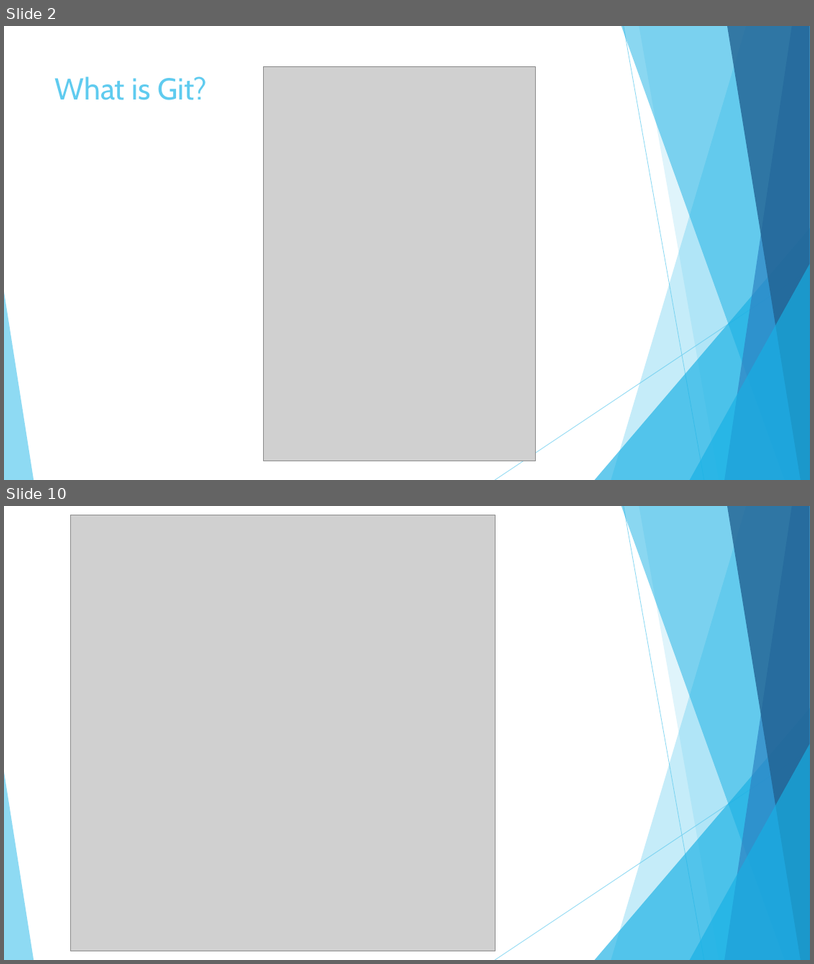
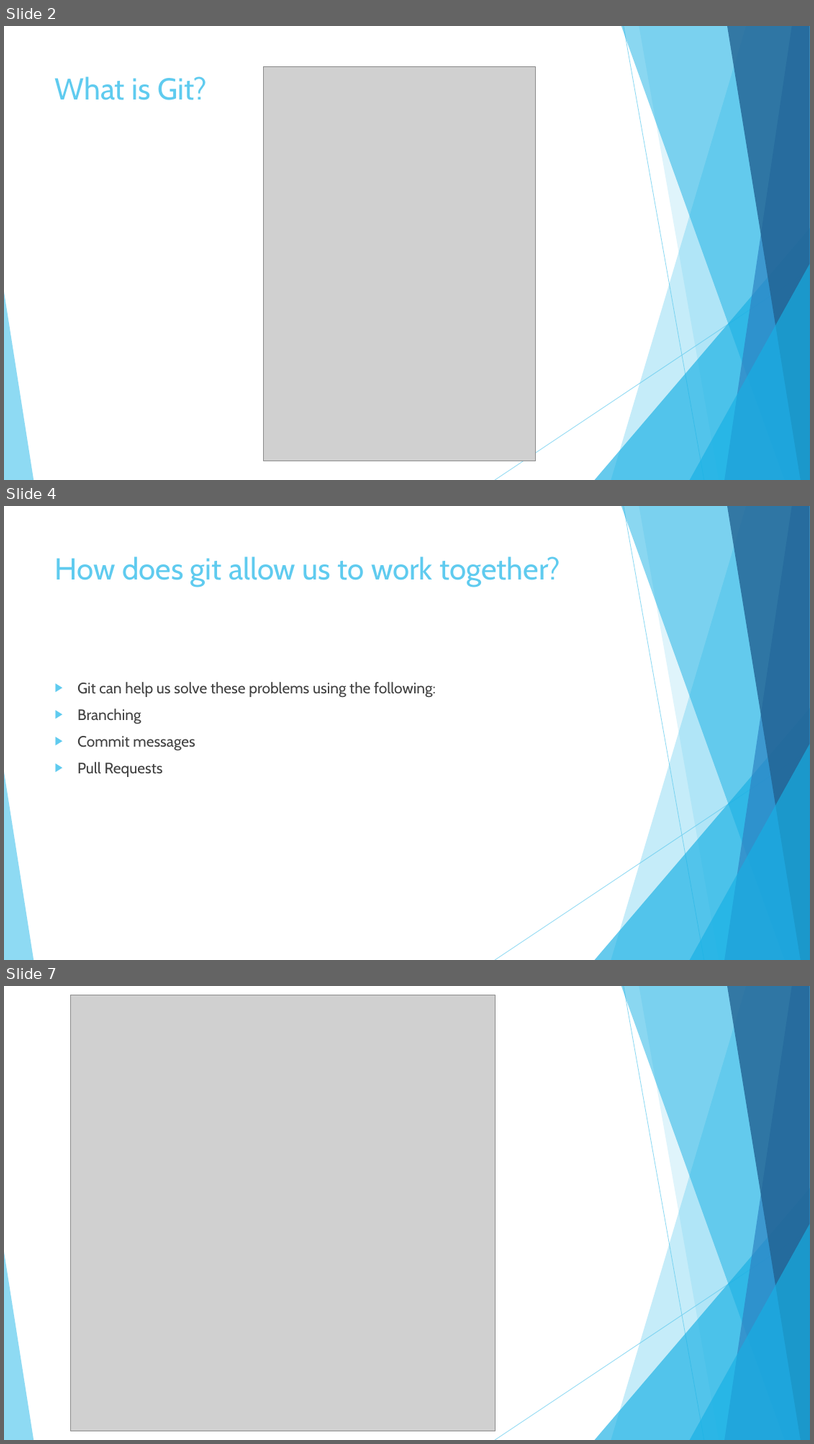
Before and after one commit to Jameswhale/git-introduction, a slide deck: Working collaboratively with Git.pptx. Shown one above the other, each under a label of ours: slides 2 and 10 before the commit, slides 2, 4 and 7 after it; the slides between them are not shown. The pictures are 814x964 and 814x1444 pixels, drawn with LibreOffice and Linux fonts; fonts in the diff are those of the drawing; grey boxes stand for pictures. Boxes give left, top, right and bottom in pixels: in the first picture for what was removed or moved away, otherwise in the second. Text is boxed around its words. In the diff, an @@ line names an element or a change of style, - is before the commit and + after.

```diff
--- a/Working collaboratively with Git.pptx
+++ b/Working collaboratively with Git.pptx
@@ slide 4 added at [4, 506, 810, 960], background #FFFFFF; not listed: 10 template elements that a slide beside it also shows @@
@@ title added at [55, 556, 561, 587], 36 pt, text #5FCBEF @@
+How does git allow us to work together?
@@ text added at [77, 682, 436, 777], 18 pt, text #404040 @@
+▶ Git can help us solve these problems using the following:
+▶ Branching
+▶ Commit messages
+▶ Pull Requests
@@ what was slide 10 is now slide 7 @@
```
Also in this commit, not shown: 4 slides changed, 4 other slides added, 4 slides removed.
